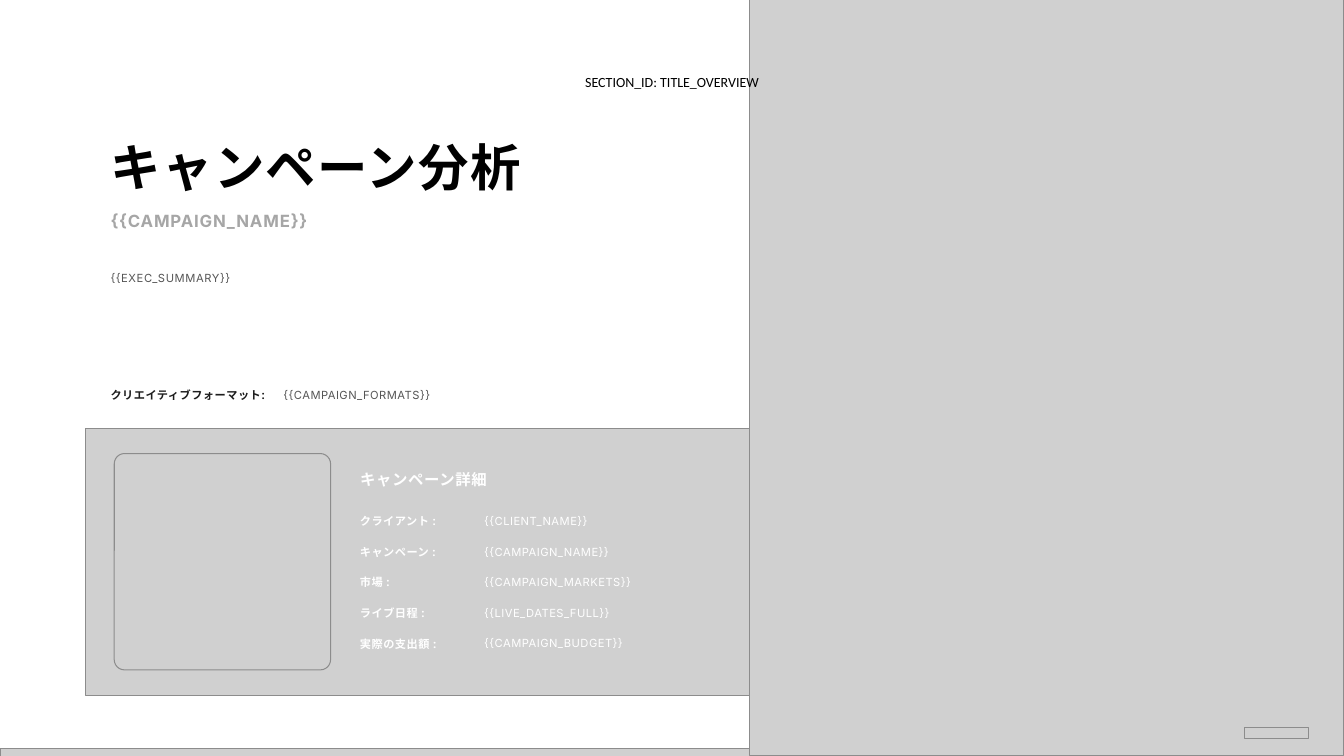
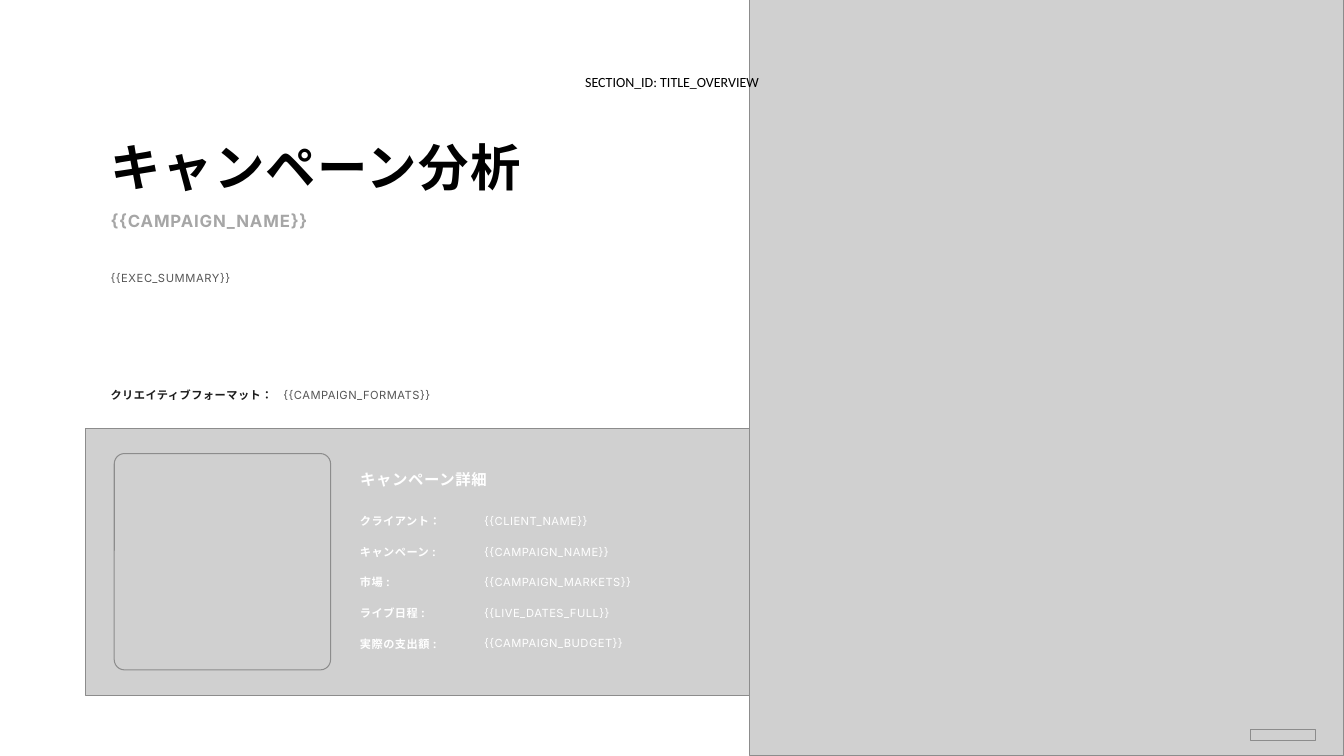
Before and after one commit to Daniel-MOBKOI/pca-automation-api, a slide deck: slide 2 of app/templates/slide_deck_master_ja.pptx. Drawn at 1344x756 pixels with LibreOffice and Linux fonts; fonts in the diff are those of the drawing; grey boxes stand for pictures. Boxes give left, top, right and bottom in pixels: in the first picture for what was removed or moved away, otherwise in the second. Text is boxed around its words. In the diff, an @@ line names an element or a change of style, - is before the commit and + after.

```diff
--- a/app/templates/slide_deck_master_ja.pptx
+++ b/app/templates/slide_deck_master_ja.pptx
@@ text at bbox=[111, 389, 273, 400]: text changed @@
-クリエイティブフォーマット:
+クリエイティブフォーマット：
@@ picture removed at bbox=[0, 749, 1344, 756] @@
@@ picture: place and size @@
-picture at bbox=[1244, 728, 1309, 738]
+picture at bbox=[1251, 730, 1316, 741]
```
Also in this commit, not shown: 13 other slides changed, 6 other files.
